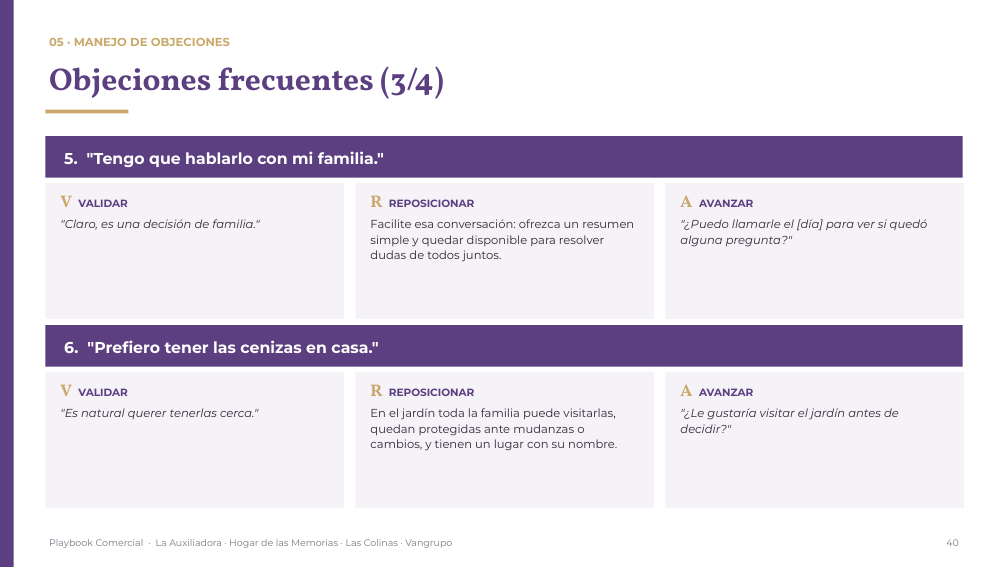
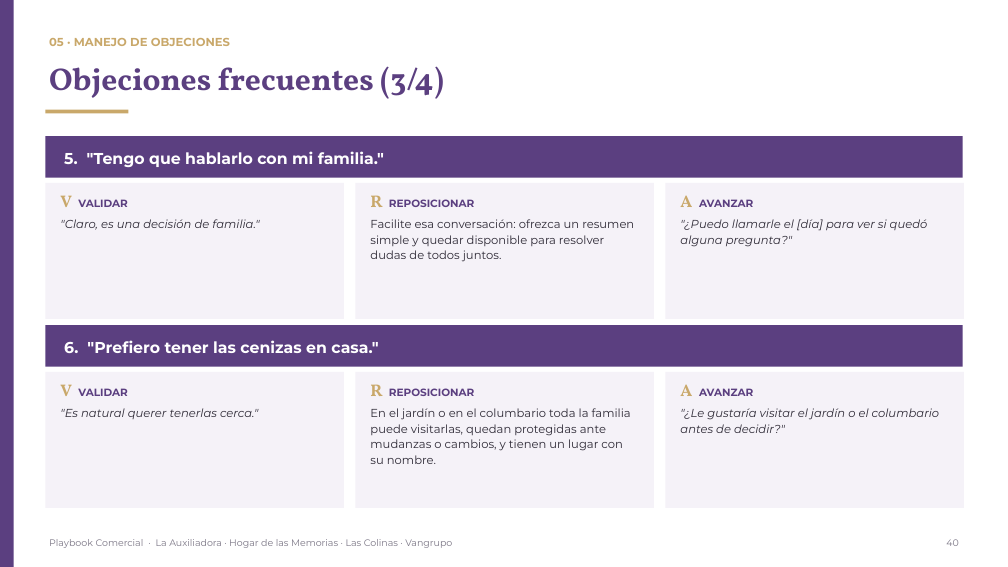
Before and after one commit to os267/teste, a slide deck: slide 40 of playbook/salida/Playbook_Comercial_Cremacion_Vangrupo.pptx. Drawn at 1008x567 pixels with LibreOffice and Linux fonts; fonts in the diff are those of the drawing. Boxes give left, top, right and bottom in pixels: in the first picture for what was removed or moved away, otherwise in the second. Text is boxed around its words. In the diff, an @@ line names an element or a change of style, - is before the commit and + after.

```diff
--- a/playbook/salida/Playbook_Comercial_Cremacion_Vangrupo.pptx
+++ b/playbook/salida/Playbook_Comercial_Cremacion_Vangrupo.pptx
@@ text at (370,408,631,464): text changed @@
-En el jardín toda la familia puede visitarlas, quedan protegidas ante mudanzas o cambios, y tienen un lugar con su nombre.
+En el jardín o en el columbario toda la familia puede visitarlas, quedan protegidas ante mudanzas o cambios, y tienen un lugar con su nombre.
@@ text at (680,408,939,433): text changed @@
-"¿Le gustaría visitar el jardín antes de decidir?"
+"¿Le gustaría visitar el jardín o el columbario antes de decidir?"
```
Also in this commit, not shown: 9 other slides changed, 12 other files.
